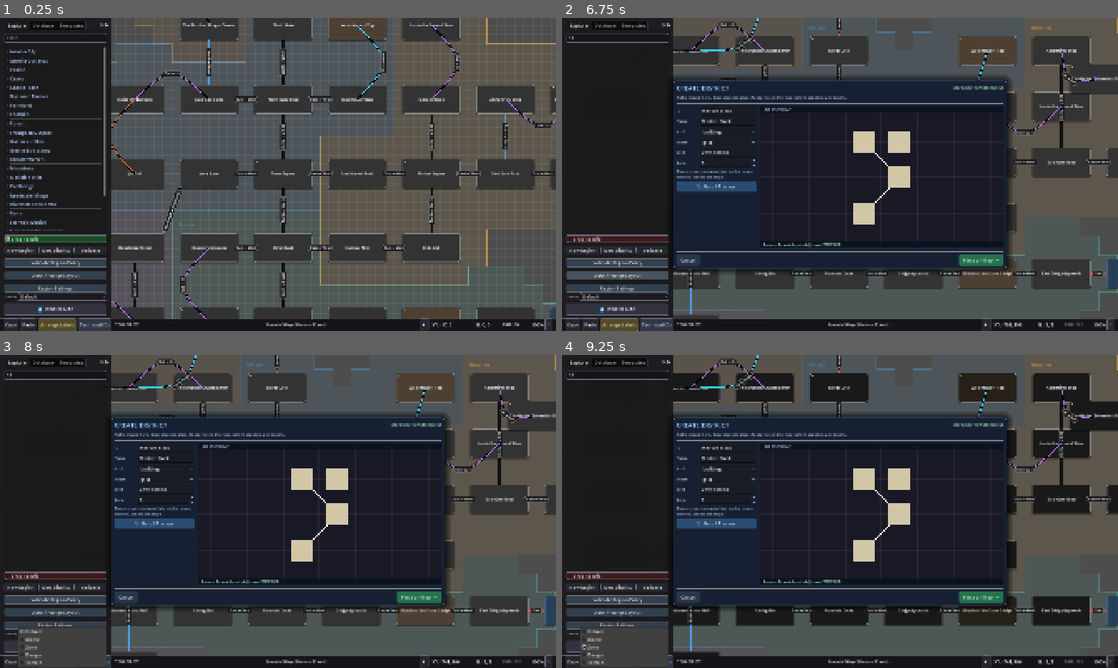
Above: before the commit, frames 1-4 (two rows, left to right).
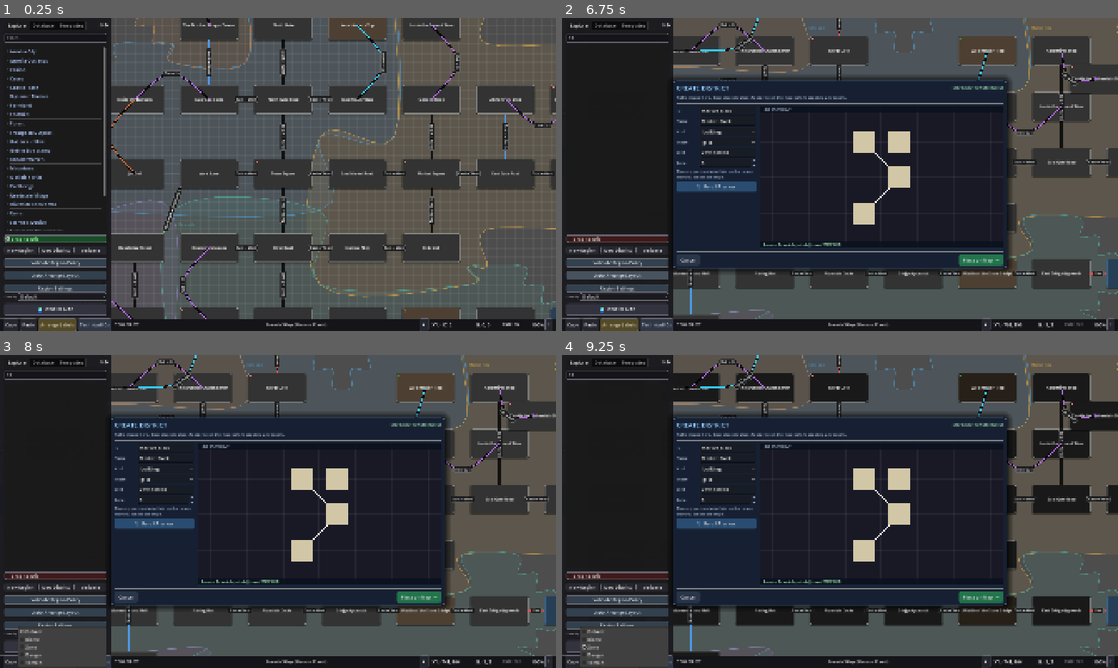
Above: after the commit, the same moments.

Repository: jbax-and-his-ai-pals/008-mud
Game: Godot game, scene res://scenes/Main.tscn
Same seed, same stepped clock (60 frames per second), same inputs: the game is played once before the commit and once after it.
Inputs (mouse positions are in pixels of both pictures, inside the frame that each line leads up to):
- Up to frame 1 (0.25 s): no input
- Up to frame 2 (6.75 s): click (617, 36) at 0.52 s; type "12" at 0.6 s; click "New Region" at 1.25 s; click "New Region" at 2 s; click "New District" at 2.75 s; click "New District" at 3.5 s; click "Snap to Grid" at 4.25 s; click "Validate" at 5 s; click "Validate Region Policy" at 5.75 s; click "Auto-Arrange Layout" at 6.5 s
- Up to frame 3 (8 s): click "Default" at 7.25 s
- Up to frame 4 (9.25 s): click "🌍 WORLD MAP" at 8 s; click "Zone" at 8.75 s

The runs differ from the first frame. In frame 1, 1.6% of the frame differs, in the area x 20-100%, y 0-97%; in frame 2, 0.5%; in frame 3, 0.5%; in frame 4, 0.5%.

Commit message:
Smooth district territory borders into irregular bezier-style curves
The district background renderer (GraphController._on_draw_district_backgrounds,
from 57a2ca1) filled and outlined its Voronoi-style ownership grid one 64px
cell at a time, so every district border was a harsh, right-angled
staircase.

Ownership itself (the reserved-room / corridor / nearest-territory cell
assignment) is unchanged. What changed is purely how each district's owned
cells become a drawn shape:

- _trace_field_boundary_loops walks each field's owned-cell mask into one
  or more closed vertex loops via raster boundary-following (every owned
  cell emits its clockwise-facing edges wherever the neighbor across that
  edge belongs to someone else; those directed edges always chain into
  full loops for any raster region, including a hole if a district is ever
  squeezed into one -- not assumed away).
- _simplify_collinear_loop drops points where the boundary keeps going the
  same direction, so a long straight run of cell edges gives the smoothing
  pass one clean long segment instead of dozens of collinear ones.
- _smooth_closed_loop runs a Catmull-Rom pass (Vector2.cubic_interpolate)
  through the simplified loop. Each original corner still anchors the
  curve exactly -- so two adjacent districts still meet with no gap or
  overlap -- but the path between corners bows smoothly instead of turning
  at a right angle. The result is irregular by construction: it directly
  follows each district's own real, uneven room layout, so no two
  districts round the same way.

Fill and ridge-stroke are now drawn from these smoothed loops via
draw_colored_polygon/draw_polyline instead of per-cell draw_rect/draw_line.

Verified via the Godot 4.7.2 binary: a new smoke test
(district_boundary_smoke.gd) covers a solid block tracing to one loop,
simplifying to its 4 corners, and the smoothed curve still passing through
every original corner; two side-by-side districts each tracing their own
loop; and an empty mask tracing to zero loops rather than crashing. A
temporary debug print against the real, auto-loaded town.json confirmed
all 5 real districts there each trace to exactly one contiguous loop
before being removed. Existing district/layout smoke tests and a full
headless scene boot (town.json's local view, where this renderer actually
runs) all stay clean.

Co-Authored-By: Claude Sonnet 5 <noreply@anthropic.com>

Diff:
--- a/mud-world-editor/scripts/controllers/GraphController.gd
+++ b/mud-world-editor/scripts/controllers/GraphController.gd
@@ -446,19 +446,31 @@
 					if sample.distance_to(nearest) > corridor_reserve: continue
 					var room_owner := _district_reserved_room_owner(sample, fields, room_reserve)
 					if room_owner < 0 or room_owner == field_index: owners[cell] = field_index
-	for cell in owners:
-		var field: Dictionary = fields[int(owners[cell])]
-		var color: Color = field["color"]
-		district_layer.draw_rect(Rect2(Vector2(cell) * cell_size, Vector2.ONE * cell_size), Color(color.r, color.g, color.b, 0.13), true)
-	for cell in owners:
-		var owner_index: int = owners[cell]
-		var color: Color = fields[owner_index]["color"]
+	# The cell grid decides ownership; from here on it only decides *shape*.
+	# Tracing each district's own cell mask into closed loops and running them
+	# through a Catmull-Rom pass turns the ridged cell edges into a smooth,
+	# irregular coastline that still hugs the real, uneven territory
+	# beneath it -- no two districts round the same way, because no two
+	# districts have the same rooms.
+	var field_loops: Array = []
+	for field_index in range(fields.size()):
+		var loops: Array = []
+		for loop in _trace_field_boundary_loops(owners, field_index, cell_size):
+			loops.append(_smooth_closed_loop(_simplify_collinear_loop(loop)))
+		field_loops.append(loops)
+	for field_index in range(fields.size()):
+		var color: Color = fields[field_index]["color"]
+		var fill := Color(color.r, color.g, color.b, 0.13)
+		for loop in field_loops[field_index]:
+			if loop.size() >= 3: district_layer.draw_colored_polygon(PackedVector2Array(loop), fill)
+	for field_index in range(fields.size()):
+		var color: Color = fields[field_index]["color"]
 		var ridge := Color(color.r, color.g, color.b, 0.78)
-		var origin := Vector2(cell) * cell_size
-		if int(owners.get(cell + Vector2i(0, -1), -1)) != owner_index: district_layer.draw_line(origin, origin + Vector2(cell_size, 0), ridge, 2.0, true)
-		if int(owners.get(cell + Vector2i(1, 0), -1)) != owner_index: district_layer.draw_line(origin + Vector2(cell_size, 0), origin + Vector2(cell_size, cell_size), ridge, 2.0, true)
-		if int(owners.get(cell + Vector2i(0, 1), -1)) != owner_index: district_layer.draw_line(origin + Vector2(cell_size, cell_size), origin + Vector2(0, cell_size), ridge, 2.0, true)
-		if int(owners.get(cell + Vector2i(-1, 0), -1)) != owner_index: district_layer.draw_line(origin + Vector2(0, cell_size), origin, ridge, 2.0, true)
+		for loop in field_loops[field_index]:
+			if loop.size() < 2: continue
+			var closed := PackedVector2Array(loop)
+			closed.append(loop[0])
+			district_layer.draw_polyline(closed, ridge, 2.0, true)
 	for field in fields:
 		var positions: Array[Vector2] = field["positions"]
 		var label_pos := positions[0]
@@ -497,6 +509,90 @@
 		var nearest := Geometry2D.get_closest_point_to_segment(point, segment["from"], segment["to"])
 		closest = minf(closest, point.distance_to(nearest))
 	return closest
+
+# Walks the owned-cell mask for one field into one or more closed,
+# world-space vertex loops (its outer boundary, plus any hole it has been
+# squeezed into by a neighbor -- rare, but not assumed away). Every owned
+# cell contributes its clockwise-facing edges wherever the neighbor across
+# that edge belongs to someone else (or nobody); those directed edges chain
+# start-to-end into full loops because a raster region's boundary always
+# does, regardless of its shape.
+func _trace_field_boundary_loops(owners: Dictionary, field_index: int, cell_size: float) -> Array:
+	var next_vertex: Dictionary = {}
+	var vertex_by_key: Dictionary = {}
+	for cell in owners:
+		if int(owners[cell]) != field_index: continue
+		var cx: int = cell.x
+		var cy: int = cell.y
+		var tl := Vector2(cx, cy) * cell_size
+		var tr := Vector2(cx + 1, cy) * cell_size
+		var br := Vector2(cx + 1, cy + 1) * cell_size
+		var bl := Vector2(cx, cy + 1) * cell_size
+		if int(owners.get(Vector2i(cx, cy - 1), -1)) != field_index: _add_boundary_edge(next_vertex, vertex_by_key, tl, tr)
+		if int(owners.get(Vector2i(cx + 1, cy), -1)) != field_index: _add_boundary_edge(next_vertex, vertex_by_key, tr, br)
+		if int(owners.get(Vector2i(cx, cy + 1), -1)) != field_index: _add_boundary_edge(next_vertex, vertex_by_key, br, bl)
+		if int(owners.get(Vector2i(cx - 1, cy), -1)) != field_index: _add_boundary_edge(next_vertex, vertex_by_key, bl, tl)
+	var visited: Dictionary = {}
+	var loops: Array = []
+	for start_key in next_vertex.keys():
+		if visited.has(start_key): continue
+		var loop: Array = []
+		var current_key: String = start_key
+		var guard := 0
+		while not visited.has(current_key) and next_vertex.has(current_key) and guard < 100000:
+			visited[current_key] = true
+			loop.append(vertex_by_key[current_key])
+			current_key = _boundary_vertex_key(next_vertex[current_key])
+			guard += 1
+		if loop.size() >= 3: loops.append(loop)
+	return loops
+
+func _boundary_vertex_key(v: Vector2) -> String:
+	return "%d:%d" % [roundi(v.x), roundi(v.y)]
+
+func _add_boundary_edge(next_vertex: Dictionary, vertex_by_key: Dictionary, from: Vector2, to: Vector2) -> void:
+	var from_key := _boundary_vertex_key(from)
+	vertex_by_key[from_key] = from
+	vertex_by_key[_boundary_vertex_key(to)] = to
+	next_vertex[from_key] = to
+
+# Drops points where the boundary continues in the same direction, so a long
+# straight run of cell edges becomes one straight segment instead of dozens
+# of collinear ones. This does not change the shape; it just gives the
+# smoothing pass below cleaner tangents to work with.
+func _simplify_collinear_loop(loop: Array) -> Array:
+	var n := loop.size()
+	if n < 3: return loop
+	var result: Array = []
+	for i in range(n):
+		var prev: Vector2 = loop[(i - 1 + n) % n]
+		var curr: Vector2 = loop[i]
+		var forward: Vector2 = loop[(i + 1) % n]
+		var incoming := curr - prev
+		var outgoing := forward - curr
+		if incoming.length() < 0.001 or outgoing.length() < 0.001: continue
+		if incoming.normalized().dot(outgoing.normalized()) > 0.999: continue
+		result.append(curr)
+	return result if result.size() >= 3 else loop
+
+# Catmull-Rom through every vertex of a closed loop. This is what actually
+# turns the ridged, right-angled cell boundary into a smooth curve: each
+# original corner still anchors the curve (so two adjacent districts still
+# meet exactly, no gap or overlap), but the path between corners bows
+# through them instead of turning sharply.
+func _smooth_closed_loop(loop: Array, samples_per_segment: int = 6) -> Array:
+	var n := loop.size()
+	if n < 3: return loop
+	var smoothed: Array = []
+	for i in range(n):
+		var p0: Vector2 = loop[(i - 1 + n) % n]
+		var p1: Vector2 = loop[i]
+		var p2: Vector2 = loop[(i + 1) % n]
+		var p3: Vector2 = loop[(i + 2) % n]
+		for s in range(samples_per_segment):
+			var t := float(s) / float(samples_per_segment)
+			smoothed.append(p1.cubic_interpolate(p2, p0, p3, t))
+	return smoothed
 
 func _draw_ghost_connection(from: Vector2, to: Vector2, label: String, color: Color):
 	if from.is_equal_approx(to): return
--- /dev/null
+++ b/mud-world-editor/tests/district_boundary_smoke.gd
@@ -0,0 +1,55 @@
+# Verifies the boundary-tracing and Catmull-Rom smoothing behind district
+# territory backgrounds (GraphController._on_draw_district_backgrounds):
+# raster-mask edge-following turns a district's owned cells into closed
+# vertex loops, which are then simplified and smoothed into the curve
+# actually drawn.
+extends SceneTree
+
+const GraphController = preload("res://scripts/controllers/GraphController.gd")
+
+var failures := 0
+
+func _init() -> void:
+	var gc := GraphController.new()
+
+	# A simple 2x2 block of cells owned by field 0, isolated square. Should
+	# trace to exactly one closed loop of 4 corners at cell_size=64.
+	var owners := {
+		Vector2i(0, 0): 0, Vector2i(1, 0): 0,
+		Vector2i(0, 1): 0, Vector2i(1, 1): 0,
+	}
+	var loops = gc._trace_field_boundary_loops(owners, 0, 64.0)
+	_assert(loops.size() == 1, "a solid block traces to exactly one loop, got %d" % loops.size())
+	if loops.size() == 1:
+		var simplified = gc._simplify_collinear_loop(loops[0])
+		_assert(simplified.size() == 4, "a rectangular block simplifies to its 4 corners, got %d" % simplified.size())
+		var smoothed = gc._smooth_closed_loop(simplified, 6)
+		_assert(smoothed.size() == simplified.size() * 6, "smoothing samples every segment, got %d points" % smoothed.size())
+		# Catmull-Rom passes exactly through each original vertex at t=0.
+		for corner in simplified:
+			var found := false
+			for point in smoothed:
+				if point.distance_to(corner) < 0.01: found = true
+			_assert(found, "the smoothed curve still passes through corner %s" % corner)
+
+	# Two side-by-side fields must each trace their own loop, and the shared
+	# edge must not appear in the other's boundary as an internal seam.
+	var two_field_owners := {
+		Vector2i(0, 0): 0, Vector2i(0, 1): 0,
+		Vector2i(1, 0): 1, Vector2i(1, 1): 1,
+	}
+	var loops_a = gc._trace_field_boundary_loops(two_field_owners, 0, 64.0)
+	var loops_b = gc._trace_field_boundary_loops(two_field_owners, 1, 64.0)
+	_assert(loops_a.size() == 1 and loops_b.size() == 1, "each side of a shared border traces its own single loop")
+
+	# Empty ownership for a field with no cells should trace to zero loops,
+	# not crash.
+	var empty_loops = gc._trace_field_boundary_loops(owners, 5, 64.0)
+	_assert(empty_loops.is_empty(), "a field with no owned cells has no loops")
+
+	quit(1 if failures > 0 else 0)
+
+func _assert(condition: bool, message: String) -> void:
+	if not condition:
+		failures += 1
+		push_error("District boundary smoothing verification failed: " + message)
